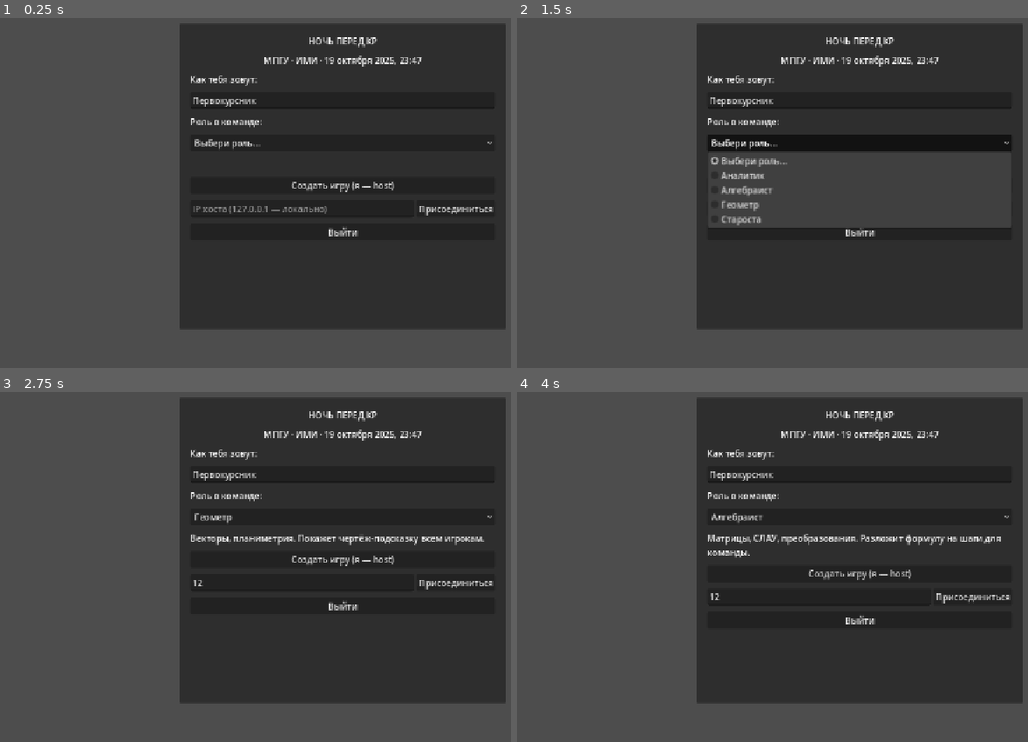
Above: before the commit, frames 1-4 (two rows, left to right).
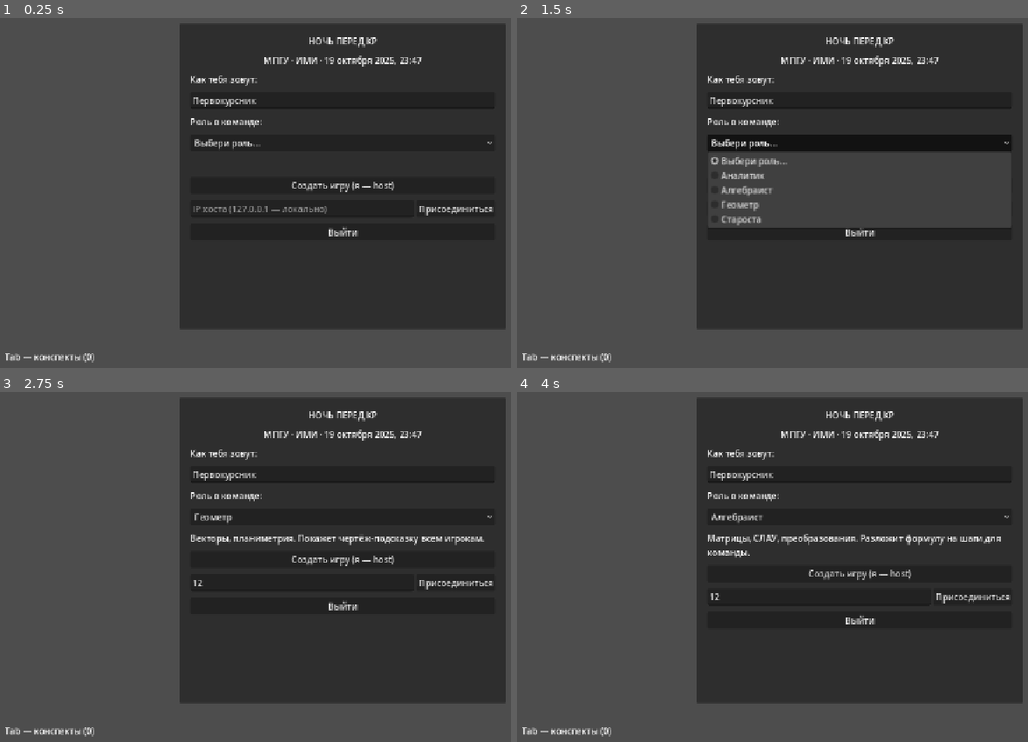
Above: after the commit, the same moments.

Repository: mvbulgakova/kuda_segodnya
Game: Godot game, scene res://scenes/MainMenu.tscn
Two runs of this game, one before a commit and one after it. Both use one fixed random seed, a clock stepped at 60 frames per second and the inputs below.
Inputs (mouse positions are in pixels of both pictures, inside the frame that each line leads up to):
- Up to frame 1 (0.25 s): no input
- Up to frame 2 (1.5 s): click (818, 210) at 0.52 s; type "12" at 0.6 s; click "Выбери роль…" at 1.25 s
- Up to frame 3 (2.75 s): click "Присоединиться" at 2 s
- Up to frame 4 (4 s): click "Геометр" at 2.75 s; click "Создать игру (я — host)" at 3.5 s

The runs differ from the first frame. In frame 1, 0.2% of the frame differs, in the area x 1-19%, y 95-99%; in frame 2, 0.2%; in frame 3, 0.2%; in frame 4, 0.2%.

Commit message:
Тайники акта 2: сетевой сбор конспектов + HUD
- NoteStash теперь запрашивает сбор через RPC на хост вместо чисто
  локального вызова — все игроки видят исчезновение тайника и запись
  в инвентаре одновременно, а не только тот, кто нажал E
- GameState.collected_notes хранит текст темы (subject), а не bool,
  плюс id того, кто нашёл — этого достаточно, чтобы отрисовать
  инвентарь без похода к тайнику
- Новый автозагружаемый Hud: тост «нашёл конспект» (себе/команде) и
  панель командного инвентаря по Tab

Diff:
--- a/autoload/GameState.gd
+++ b/autoload/GameState.gd
@@ -33,7 +33,8 @@
 	{"name": "КР: В добрый путь, первокурсник", "state": ActState.NOT_STARTED},
 ]
 
-# Собранные конспекты. Ключ — id листка ("matan_1" и т.п.), значение — bool
+# Собранные конспекты (общий командный инвентарь). Ключ — id листка ("matan_1" и т.п.),
+# значение — текст темы (subject), чтобы инвентарь мог отрисоваться без похода к тайнику.
 var collected_notes: Dictionary = {}
 
 # Педагогические очки — заработаны через мини-игру «объясни школьнику»
@@ -47,7 +48,7 @@
 var players: Dictionary = {}
 
 signal act_advanced(new_act: int)
-signal note_collected(note_id: String)
+signal note_collected(note_id: String, subject: String, collector_peer_id: int)
 signal pedagogy_changed(new_value: int)
 signal players_changed()
 
@@ -70,10 +71,10 @@
 	act_advanced.emit(current_act)
 
 
-func collect_note(note_id: String) -> void:
-	if not collected_notes.get(note_id, false):
-		collected_notes[note_id] = true
-		note_collected.emit(note_id)
+func collect_note(note_id: String, subject: String, collector_peer_id: int = 0) -> void:
+	if not collected_notes.has(note_id):
+		collected_notes[note_id] = subject
+		note_collected.emit(note_id, subject, collector_peer_id)
 
 
 func add_pedagogy(delta: int) -> void:
--- a/project.godot
+++ b/project.godot
@@ -24,6 +24,7 @@
 GameState="*res://autoload/GameState.gd"
 NetworkManager="*res://autoload/NetworkManager.gd"
 LLMBridge="*res://autoload/LLMBridge.gd"
+Hud="*res://scenes/Hud.tscn"
 
 [display]
 
@@ -68,6 +69,11 @@
 "events": [Object(InputEventKey,"resource_local_to_scene":false,"resource_name":"","device":-1,"window_id":0,"alt_press …(195 unchanged characters)…
 ]
 }
+toggle_inventory={
+"deadzone": 0.5,
+"events": [Object(InputEventKey,"resource_local_to_scene":false,"resource_name":"","device":-1,"window_id":0,"alt_pressed":false,"shift_pressed":false,"ctrl_pressed":false,"meta_pressed":false,"pressed":false,"keycode":0,"physical_keycode":4194306,"key_label":0,"unicode":0,"location":0,"echo":false,"script":null)
+]
+}
 
 [rendering]
 
--- /dev/null
+++ b/scenes/Hud.tscn
@@ -0,0 +1,68 @@
+[gd_scene load_steps=2 format=3]
+
+[ext_resource type="Script" path="res://scripts/Hud.gd" id="1_hud"]
+
+[node name="Hud" type="CanvasLayer"]
+layer = 10
+script = ExtResource("1_hud")
+
+[node name="ToastContainer" type="VBoxContainer" parent="."]
+layout_mode = 3
+anchors_preset = 1
+anchor_left = 1.0
+anchor_right = 1.0
+offset_left = -400.0
+offset_top = 20.0
+offset_right = -20.0
+offset_bottom = 20.0
+grow_horizontal = 0
+theme_override_constants/separation = 8
+
+[node name="InventoryHint" type="Label" parent="."]
+layout_mode = 3
+anchors_preset = 2
+anchor_top = 1.0
+anchor_bottom = 1.0
+offset_left = 20.0
+offset_top = -40.0
+offset_right = 220.0
+offset_bottom = -12.0
+grow_vertical = 0
+text = "Tab — конспекты (0)"
+
+[node name="InventoryPanel" type="PanelContainer" parent="."]
+visible = false
+layout_mode = 3
+anchors_preset = 2
+anchor_top = 1.0
+anchor_bottom = 1.0
+offset_left = 20.0
+offset_top = -420.0
+offset_right = 360.0
+offset_bottom = -50.0
+grow_vertical = 0
+
+[node name="VBox" type="VBoxContainer" parent="InventoryPanel"]
+layout_mode = 2
+theme_override_constants/separation = 8
+
+[node name="Header" type="HBoxContainer" parent="InventoryPanel/VBox"]
+layout_mode = 2
+
+[node name="TitleLabel" type="Label" parent="InventoryPanel/VBox/Header"]
+layout_mode = 2
+size_flags_horizontal = 3
+text = "Конспекты команды"
+
+[node name="CountLabel" type="Label" parent="InventoryPanel/VBox/Header"]
+layout_mode = 2
+text = "0"
+
+[node name="Scroll" type="ScrollContainer" parent="InventoryPanel/VBox"]
+layout_mode = 2
+size_flags_vertical = 3
+
+[node name="List" type="VBoxContainer" parent="InventoryPanel/VBox/Scroll"]
+layout_mode = 2
+size_flags_horizontal = 3
+theme_override_constants/separation = 6
--- /dev/null
+++ b/scripts/Hud.gd
@@ -0,0 +1,67 @@
+extends CanvasLayer
+
+# Глобальный HUD: тосты о находках + панель командного инвентаря (Tab).
+# Автозагрузка — живёт поверх любой сцены, поэтому подключается к
+# GameState.note_collected один раз и работает для всей партии.
+
+@onready var toast_container: VBoxContainer = $ToastContainer
+@onready var inventory_panel: PanelContainer = $InventoryPanel
+@onready var inventory_list: VBoxContainer = $InventoryPanel/VBox/Scroll/List
+@onready var count_label: Label = $InventoryPanel/VBox/Header/CountLabel
+@onready var inventory_hint: Label = $InventoryHint
+
+
+func _ready() -> void:
+	inventory_panel.visible = false
+	GameState.note_collected.connect(_on_note_collected)
+	_refresh_inventory()
+
+
+func _unhandled_input(event: InputEvent) -> void:
+	if event.is_action_pressed("toggle_inventory"):
+		inventory_panel.visible = not inventory_panel.visible
+		if inventory_panel.visible:
+			_refresh_inventory()
+
+
+func _on_note_collected(_note_id: String, subject: String, collector_peer_id: int) -> void:
+	_refresh_inventory()
+	var is_me := collector_peer_id == multiplayer.get_unique_id()
+	var collector_name: String = GameState.players.get(collector_peer_id, {}).get("nickname", "?")
+	var text: String
+	if is_me:
+		text = "Ты нашёл(а) конспект:\n%s" % subject
+	else:
+		text = "%s нашёл(а) конспект:\n%s" % [collector_name, subject]
+	_spawn_toast(text)
+
+
+func _spawn_toast(text: String) -> void:
+	var panel := PanelContainer.new()
+	panel.custom_minimum_size = Vector2(380, 0)
+	var label := Label.new()
+	label.text = text
+	label.autowrap_mode = TextServer.AUTOWRAP_WORD_SMART
+	panel.add_child(label)
+	toast_container.add_child(panel)
+	var tween := create_tween()
+	tween.tween_interval(3.0)
+	tween.tween_callback(panel.queue_free)
+
+
+func _refresh_inventory() -> void:
+	for child in inventory_list.get_children():
+		child.queue_free()
+	var total := GameState.collected_notes.size()
+	count_label.text = str(total)
+	inventory_hint.text = "Tab — конспекты (%d)" % total
+	if total == 0:
+		var empty := Label.new()
+		empty.text = "Пока пусто. Ищи тайники в аудиториях."
+		inventory_list.add_child(empty)
+		return
+	for note_id in GameState.collected_notes:
+		var l := Label.new()
+		l.text = "• %s" % GameState.collected_notes[note_id]
+		l.autowrap_mode = TextServer.AUTOWRAP_WORD_SMART
+		inventory_list.add_child(l)
--- a/scripts/NoteStash.gd
+++ b/scripts/NoteStash.gd
@@ -1,16 +1,29 @@
 extends "res://scripts/Interactable.gd"
 
-# Тайник с листком конспекта. При взятии — событие в GameState.
+# Тайник с листком конспекта.
+# Сбор идёт через хост (authority): клиент просит взять, хост проверяет и
+# рассылает результат всем — так тайник исчезает и запись в инвентаре
+# появляется одновременно у всей команды, а не только у того, кто нажал E.
 
 @export var note_id: String = "matan_1"
 @export var subject: String = "Математический анализ. Тема: монотонность функции."
 
 
 func _on_interact(peer_id: int) -> void:
-	if GameState.collected_notes.get(note_id, false):
+	_request_collect.rpc_id(1, peer_id)
+
+
+@rpc("any_peer", "call_remote", "reliable")
+func _request_collect(peer_id: int) -> void:
+	if not multiplayer.is_server():
 		return
-	GameState.collect_note(note_id)
-	print("[stash] %s взял листок '%s' (%s)" % [peer_id, note_id, subject])
-	# TODO: показать UI-уведомление на экране игрока-собирателя
-	# TODO: скрыть модель тайника
+	if GameState.collected_notes.has(note_id):
+		return
+	_collected.rpc(peer_id, note_id, subject)
+
+
+@rpc("authority", "call_local", "reliable")
+func _collected(collector_peer_id: int, id: String, note_subject: String) -> void:
+	GameState.collect_note(id, note_subject, collector_peer_id)
+	print("[stash] %s взял листок '%s' (%s)" % [collector_peer_id, id, note_subject])
 	hide()
Not shown, changed: README.md
